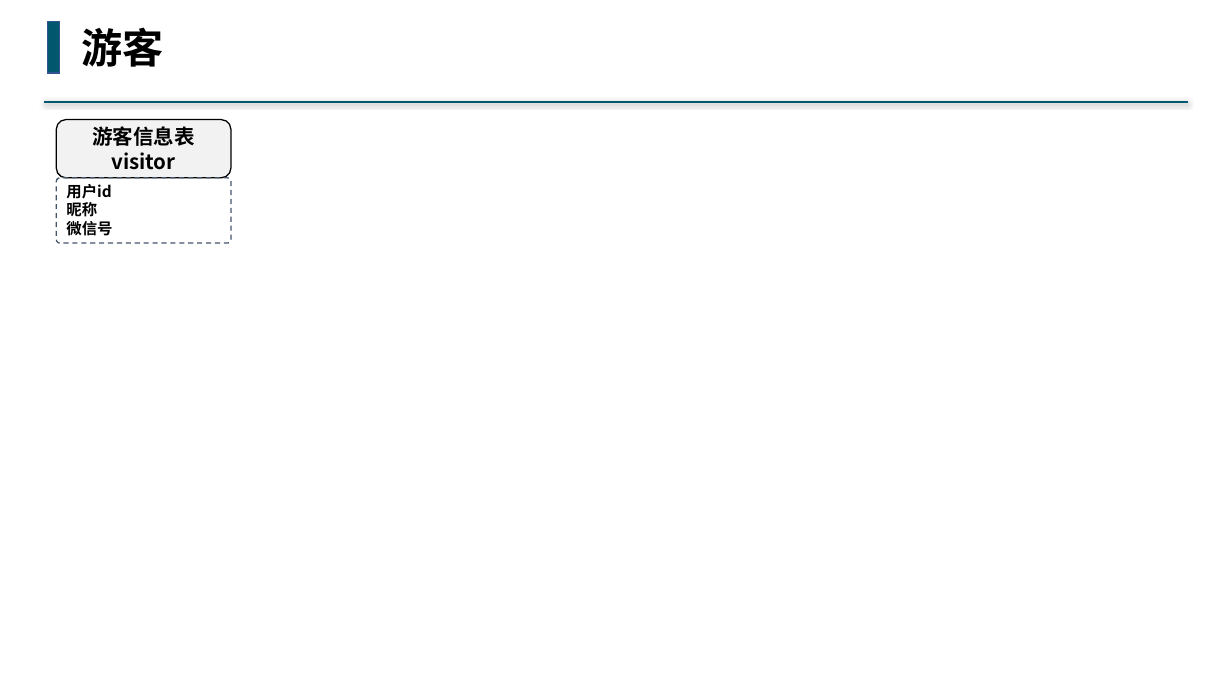
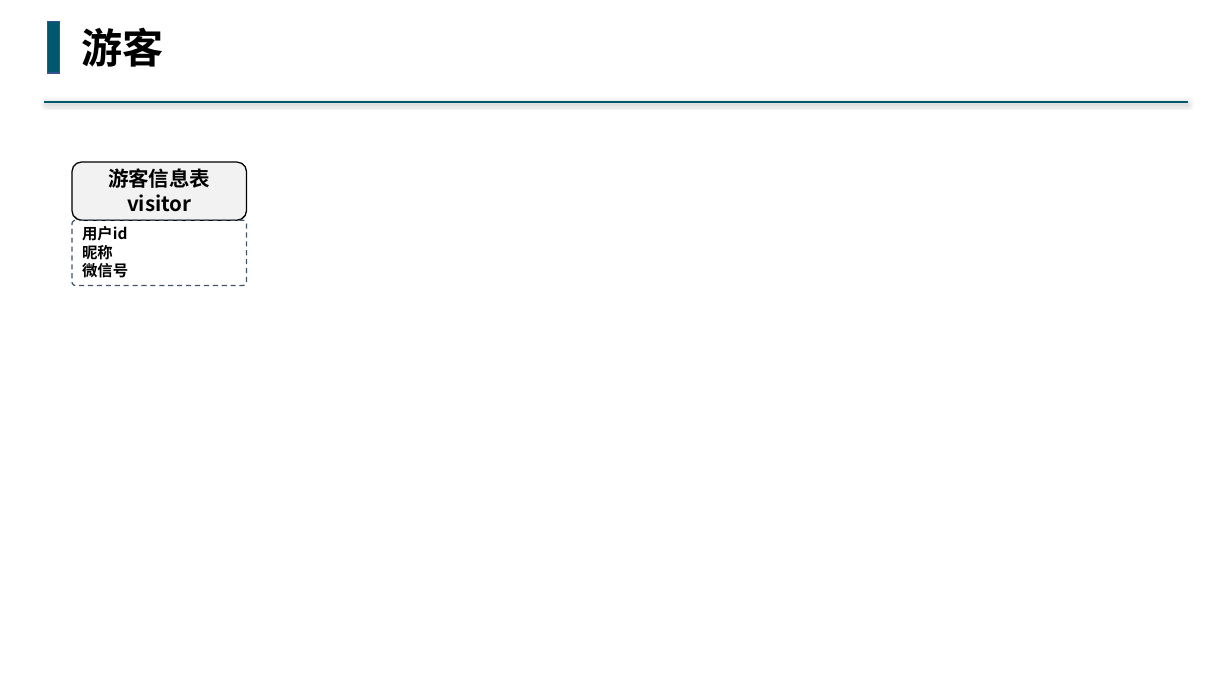
Before and after one commit to buddhachain/buddhaContract, a slide deck: slide 3 of doc/03.角色.pptx. Drawn at 1232x693 pixels with LibreOffice and Linux fonts; fonts in the diff are those of the drawing. Boxes give left, top, right and bottom in pixels: in the first picture for what was removed or moved away, otherwise in the second. Text is boxed around its words. In the diff, an @@ line names an element or a change of style, - is before the commit and + after.

```diff
--- a/doc/03.角色.pptx
+++ b/doc/03.角色.pptx
@@ rounded rectangle "游客信息表": place and size @@
-rounded rectangle "游客信息表" at (56,119,231,177)
+rounded rectangle "游客信息表" at (72,162,247,220)
@@ rounded rectangle "用户id": place and size @@
-rounded rectangle "用户id" at (56,177,231,243)
+rounded rectangle "用户id" at (72,220,247,286)
```
Also in this commit, not shown: 3 other slides changed, 4 slides added, 8 slides removed, 3 other files.
